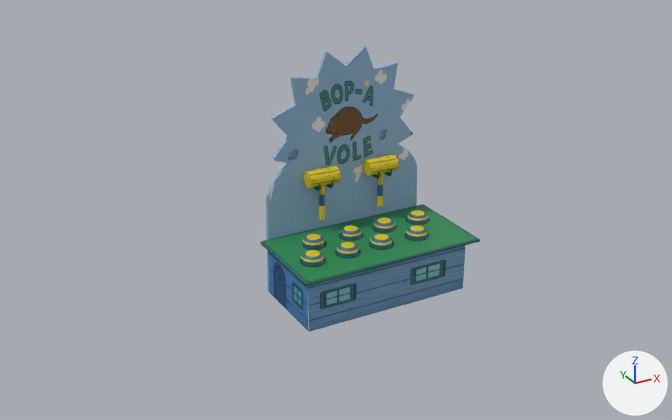
An edit to the Blender file ProyectoFinal/Models/topos/toposHDA.blend, drawn before and after from the same camera.
The view is the same before and after, from a 50 mm camera at (-14.4, -22.6, 15.3) aimed at (-1.1, 1.5, 3.2). Lighting does not change. The marker at lower right points along +X, +Y and +Z.

The first picture shows 'Tablero', 'cajon', 'mazo1', 'mazo2', 'mesa', 'topos', 'topos.001'.
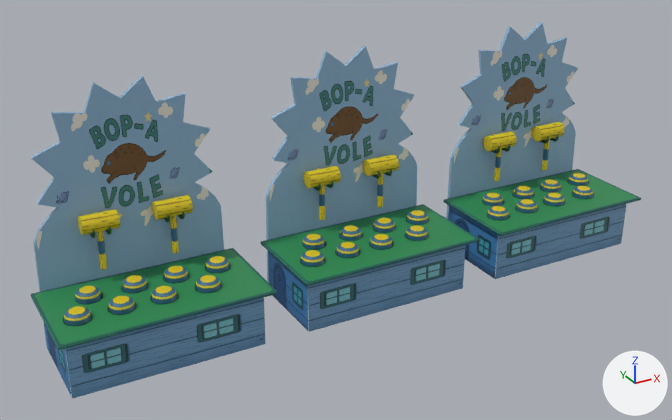
Pixel boxes (x1, y1, x2, y2) of what changed, in the pictures (672 x 420 px):
'Tablero.001', added (blue)
    after: (31, 75, 224, 347)
'Tablero.002', added (blue)
    after: (446, 22, 578, 219)
'cajon.001', added (blue)
    after: (44, 264, 266, 398)
'mesa.001', added (green)
    after: (31, 248, 278, 350)
'cajon.002', added (blue)
    after: (448, 179, 627, 279)
'mesa.002', added (green)
    after: (443, 169, 641, 236)
'topos.003', added
    after: (64, 266, 188, 325)
'topos.002', added
    after: (109, 256, 229, 314)
'topos.005', added
    after: (483, 180, 564, 220)
'topos.004', added
    after: (513, 173, 593, 213)
'mazo1.001', added (yellow)
    after: (77, 209, 120, 235)
'mazo2.001', added (yellow)
    after: (152, 195, 193, 220)
'mazo1.002', added (yellow)
    after: (483, 131, 517, 151)
'mazo2.002', added (yellow)
    after: (532, 122, 564, 141)
'mango1.001', added
    after: (96, 231, 107, 269)
'mango2.001', added
    after: (170, 216, 179, 253)
'mango1.002', added
    after: (494, 149, 502, 181)
'mango2.002', added
    after: (542, 139, 550, 170)
'ganchos.001', added
    after: (90, 212, 185, 238)
'ganchos.002', added
    after: (491, 134, 559, 154)

Diff of the bpy script that builds the scene:
```diff
--- a/ProyectoFinal/Models/topos/toposHDA.blend.py
+++ b/ProyectoFinal/Models/topos/toposHDA.blend.py
@@ ob_tablero_002 @@
+ob_tablero_002 = bpy.data.objects.new('Tablero.002', me_cube_003.copy())  # the mesh of ob_tablero; modifiers BOOLEAN
+ob_tablero_002.location = (7.41, 1.12, 1.98)
+ob_tablero_002.scale = (-1.26, -1.26, -1.26)
@@ ob_agujeros_002 @@
+ob_agujeros_002 = bpy.data.objects.new('agujeros.002', me_cylinder.copy())  # the mesh of ob_agujeros
+ob_agujeros_002.location = (4.988, 0.799, 1.618)
+ob_agujeros_002.scale = (0.38, 0.38, 0.38)
@@ ob_mesa_002 @@
+ob_mesa_002 = bpy.data.objects.new('mesa.002', me_cube_002.copy())  # the mesh of ob_mesa; modifiers BOOLEAN
+ob_mesa_002.location = (7.41, 1.23, 1.98)
+ob_mesa_002.scale = (-1.26, -1.26, -1.26)
@@ ob_cajon_002 @@
+ob_cajon_002 = bpy.data.objects.new('cajon.002', me_cube_001.copy())  # the mesh of ob_cajon; modifiers SOLIDIFY
+ob_cajon_002.location = (7.37, 1.44, 0.94)
@@ ob_tablero_001 @@
+ob_tablero_001 = bpy.data.objects.new('Tablero.001', me_cube_003.copy())  # the mesh of ob_tablero; modifiers BOOLEAN
+ob_tablero_001.location = (-7.33, 1.12, 1.98)
+ob_tablero_001.scale = (-1.26, -1.26, -1.26)
@@ ob_agujeros_001 @@
+ob_agujeros_001 = bpy.data.objects.new('agujeros.001', me_cylinder.copy())  # the mesh of ob_agujeros
+ob_agujeros_001.location = (-9.754, 0.799, 1.618)
+ob_agujeros_001.scale = (0.38, 0.38, 0.38)
@@ ob_mesa_001 @@
+ob_mesa_001 = bpy.data.objects.new('mesa.001', me_cube_002.copy())  # the mesh of ob_mesa; modifiers BOOLEAN
+ob_mesa_001.location = (-7.33, 1.23, 1.98)
+ob_mesa_001.scale = (-1.26, -1.26, -1.26)
@@ ob_cajon_001 @@
+ob_cajon_001 = bpy.data.objects.new('cajon.001', me_cube_001.copy())  # the mesh of ob_cajon; modifiers SOLIDIFY
+ob_cajon_001.location = (-7.37, 1.44, 0.94)
@@ ob_topos_005 @@
+ob_topos_005 = bpy.data.objects.new('topos.005', me_circle_003.copy())  # the mesh of ob_topos_001
+ob_topos_005.location = (4.99, 0.79, 1.68)
+ob_topos_005.scale = (0.368, 0.368, 0.368)
@@ ob_topos_004 @@
+ob_topos_004 = bpy.data.objects.new('topos.004', me_circle_002.copy())  # the mesh of ob_topos
+ob_topos_004.location = (4.99, 0.79, 1.68)
+ob_topos_004.scale = (0.368, 0.368, 0.368)
@@ ob_mango2_002 @@
+ob_mango2_002 = bpy.data.objects.new('mango2.002', me_circle_001.copy())  # the mesh of ob_mango2
+ob_mango2_002.location = (8.56, 2.58, 3.69)
@@ ob_mazo2_002 @@
+ob_mazo2_002 = bpy.data.objects.new('mazo2.002', me_cylinder_001.copy())  # the mesh of ob_mazo2
+ob_mazo2_002.location = (8.56, 2.58, 3.69)
@@ ob_ganchos_002 @@
+ob_ganchos_002 = bpy.data.objects.new('ganchos.002', me_cylinder_004.copy())  # the mesh of ob_ganchos
+ob_ganchos_002.location = (6.05, 2.47, 3.69)
+ob_ganchos_002.scale = (1.0, 0.856, 1.0)
@@ ob_mango1_002 @@
+ob_mango1_002 = bpy.data.objects.new('mango1.002', me_circle.copy())  # the mesh of ob_mango1
+ob_mango1_002.location = (6.3, 2.58, 3.69)
@@ ob_mazo1_002 @@
+ob_mazo1_002 = bpy.data.objects.new('mazo1.002', me_cylinder_002.copy())  # the mesh of ob_mazo1
+ob_mazo1_002.location = (6.3, 2.58, 3.69)
@@ ob_topos_003 @@
+ob_topos_003 = bpy.data.objects.new('topos.003', me_circle_003.copy())  # the mesh of ob_topos_001
+ob_topos_003.location = (-9.75, 0.79, 1.68)
+ob_topos_003.scale = (0.368, 0.368, 0.368)
@@ ob_topos_002 @@
+ob_topos_002 = bpy.data.objects.new('topos.002', me_circle_002.copy())  # the mesh of ob_topos
+ob_topos_002.location = (-9.75, 0.79, 1.68)
+ob_topos_002.scale = (0.368, 0.368, 0.368)
@@ ob_mango2_001 @@
+ob_mango2_001 = bpy.data.objects.new('mango2.001', me_circle_001.copy())  # the mesh of ob_mango2
+ob_mango2_001.location = (-6.18, 2.58, 3.69)
@@ ob_mazo2_001 @@
+ob_mazo2_001 = bpy.data.objects.new('mazo2.001', me_cylinder_001.copy())  # the mesh of ob_mazo2
+ob_mazo2_001.location = (-6.18, 2.58, 3.69)
@@ ob_ganchos_001 @@
+ob_ganchos_001 = bpy.data.objects.new('ganchos.001', me_cylinder_004.copy())  # the mesh of ob_ganchos
+ob_ganchos_001.location = (-8.69, 2.47, 3.69)
+ob_ganchos_001.scale = (1.0, 0.856, 1.0)
@@ ob_mango1_001 @@
+ob_mango1_001 = bpy.data.objects.new('mango1.001', me_circle.copy())  # the mesh of ob_mango1
+ob_mango1_001.location = (-8.44, 2.58, 3.69)
@@ ob_mazo1_001 @@
+ob_mazo1_001 = bpy.data.objects.new('mazo1.001', me_cylinder_002.copy())  # the mesh of ob_mazo1
+ob_mazo1_001.location = (-8.44, 2.58, 3.69)
```
